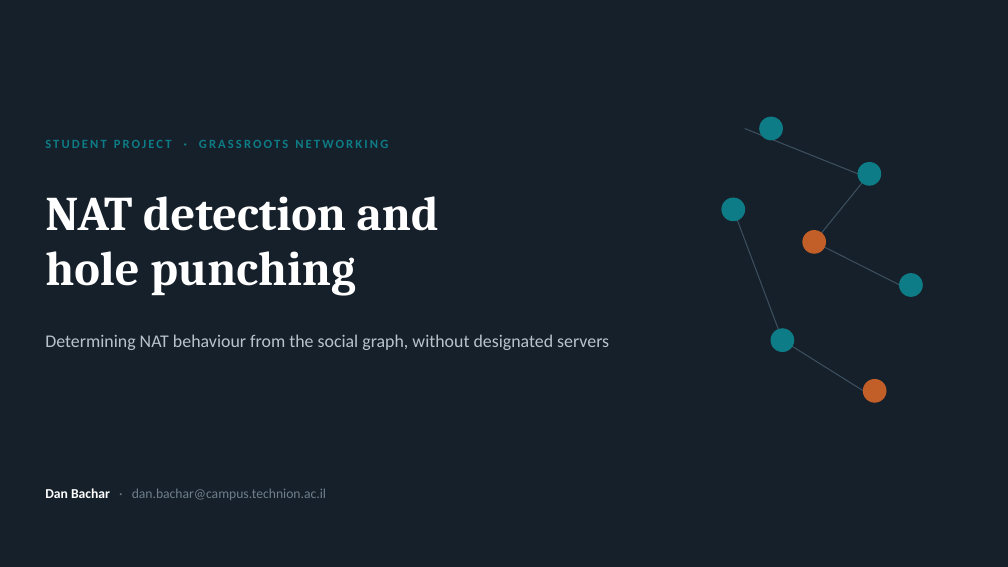
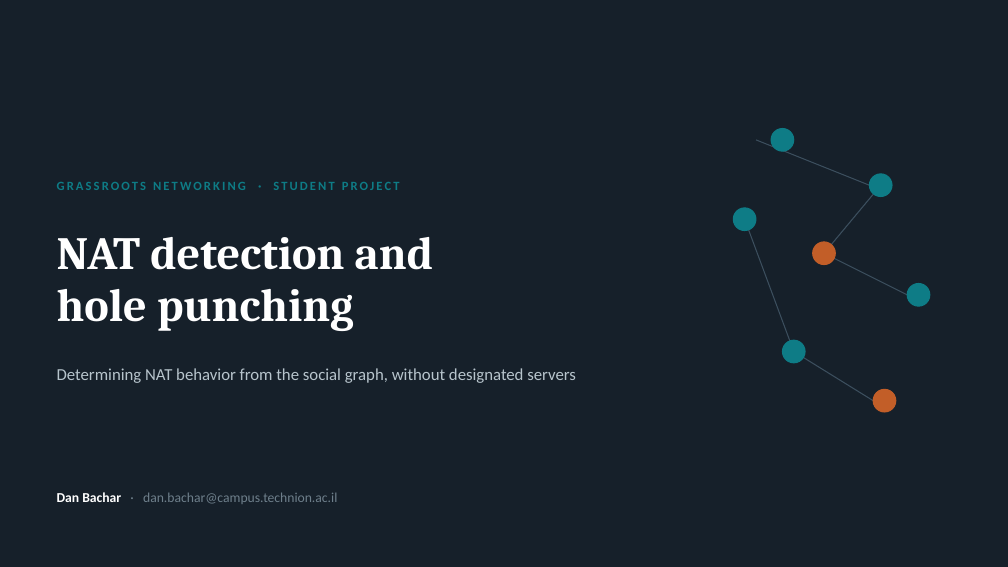
Before and after one commit to danbachar/grassroots-networking, a slide deck: slide 1 of docs/student-projects/grassroots-nat-project.pptx. Drawn at 1008x567 pixels with LibreOffice and Linux fonts; fonts in the diff are those of the drawing. Boxes give left, top, right and bottom in pixels: in the first picture for what was removed or moved away, otherwise in the second. Text is boxed around its words. In the diff, an @@ line names an element or a change of style, - is before the commit and + after.

```diff
--- a/docs/student-projects/grassroots-nat-project.pptx
+++ b/docs/student-projects/grassroots-nat-project.pptx
@@ text at box(57, 182, 400, 190): text changed @@
-STUDENT PROJECT · GRASSROOTS NETWORKING
+GRASSROOTS NETWORKING · STUDENT PROJECT
@@ text "NAT detection and": place and size @@
-text "NAT detection and" at box(45, 196, 439, 296)
+text "NAT detection and" at box(57, 237, 433, 331)
@@ text "NAT detection and" at box(57, 237, 433, 331): size 46 to 44 pt @@
@@ ellipse: place and size @@
-ellipse at box(900, 274, 923, 296)
+ellipse at box(907, 284, 930, 306)
@@ 6 ellipses, 5 lines: place and size @@
-6 ellipses, 5 lines at box(722, 117, 900, 402)
+6 ellipses, 5 lines at box(734, 129, 907, 412)
@@ text at box(57, 368, 576, 383): text changed; size 17 to 16 pt @@
-Determining NAT behaviour from the social graph, without designated servers
+Determining NAT behavior from the social graph, without designated servers
@@ text "Dan Bachar · dan.bachar@campus.technion.ac.il": place and size @@
-text "Dan Bachar · dan.bachar@campus.technion.ac.il" at box(45, 488, 326, 500)
+text "Dan Bachar · dan.bachar@campus.technion.ac.il" at box(57, 492, 337, 504)
```
Also in this commit, not shown: 9 slides added, 10 slides removed, 1 other file.
